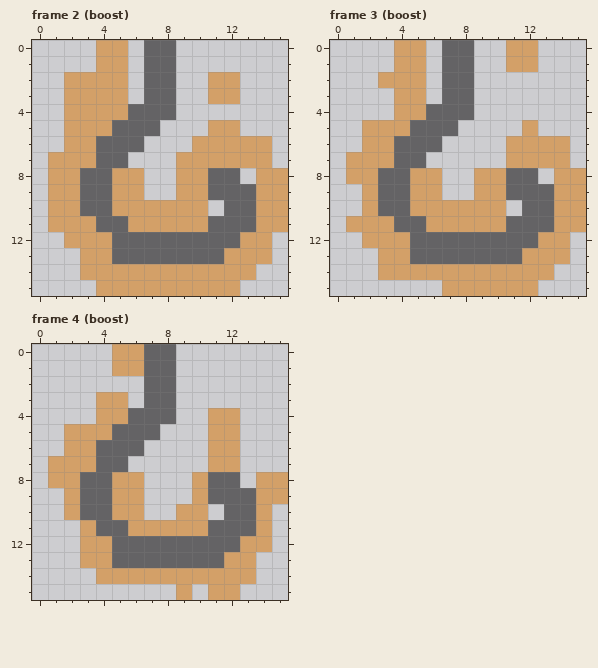
One commit to this pixel-art file: res/img/hook.aseprite. Above is the file before it was changed.
16x16 pixels, 4 frames. Shown: frame 2 (boost), frame 3 (boost), frame 4 (boost). The commit also changed other frames, which this record leaves out.
The result:
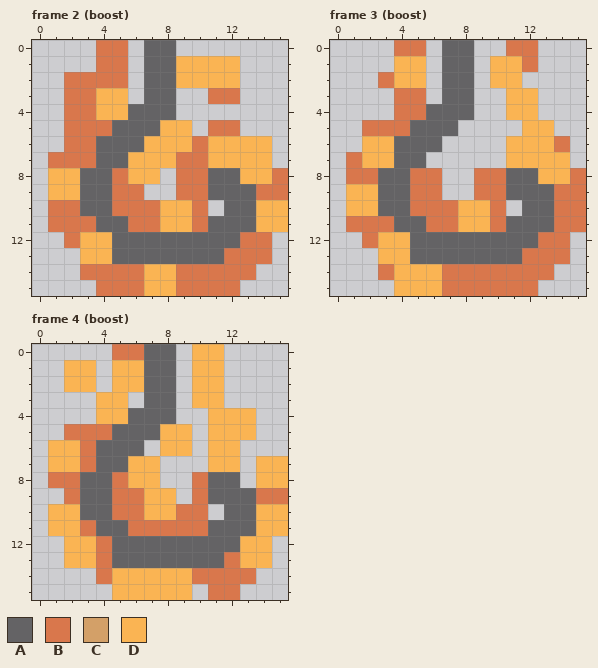
Palette (. is transparent): A #646365  B #d9774c  C #d3a068  D #fab453
Difference:
Changed rows in their new state; - is an unchanged pixel.
Frame 2 (boost):
first column x 1:
 0 ---BB----------
 1 ---BB---DDDD---
 2 -BBBB---DDDD---
 3 -BBDD-----BB---
 4 -BBDD----------
 5 -BBB---DD-BB---
 6 -BB---DDDBDDDD-
 7 BBB--DDDBBDDDD-
 8 DD--BDD-BB--DDB
 9 DD--BB--BB---BB
10 BB--BBBDDB---DD
11 BBB--BBDDB---DD
12 -BDD--------BB-
13 --DD-------BBB-
14 --BBBBDDBBBBB--
15 ---BBBDDBBBB---
Frame 3 (boost):
first column x 1:
 0 ---BB-----BB---
 1 ---DD----DDB---
 2 --BDD----DD----
 3 ---BB-----DD---
 4 ---BB-----DD---
 5 -BBB-------DD--
 6 -DD-------DDDB-
 7 BDD-------DDDD-
 8 BB--BB--BB--DDB
 9 DD--BB--BB---BB
10 DD--BBBDDB---BB
11 BBB--BBDDB---BB
12 -BDD--------BB-
13 --DD-------BBB-
14 --BDDDBBBBBBB--
15 ---DDDBBBBBB---
Frame 4 (boost):
first column x 1:
 0 ----BB---DD----
 1 -DD-DD---DD----
 2 -DD-DD---DD----
 3 ---DD----DD----
 4 ---DD-----DDD--
 5 -BBB---DD-DDD--
 6 DDB----DD-DD---
 7 DDB--DD---DD-DD
 8 BB--BDD--B---DD
 9 -B--BBDD-B---BB
10 DD--BBDDBB---DD
11 DDB--BBBBB---DD
12 -DDB--------DD-
13 -DDB-------BDD-
14 ---BDDDDDBBBB--
15 ----DDDDD-BB---
Where, in picture pixels (left, top, right, bottom), the same in both pictures:
changed: (48, 40, 288, 296)
changed: (346, 40, 586, 296)
changed: (48, 344, 288, 600)
